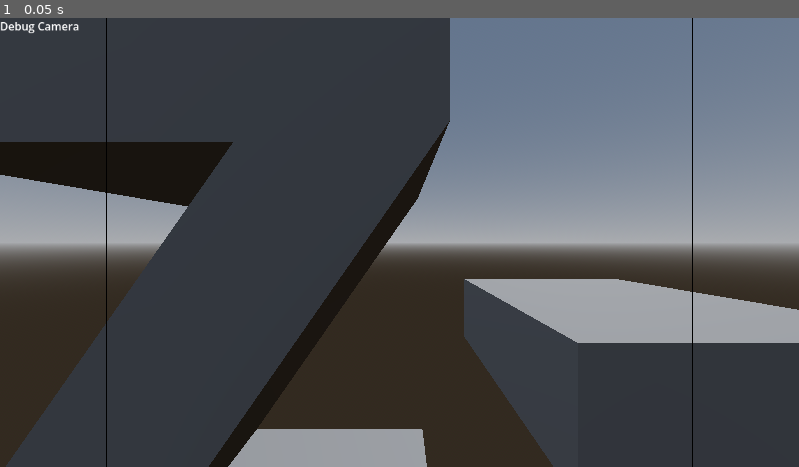
Above: before the commit, frame 1.
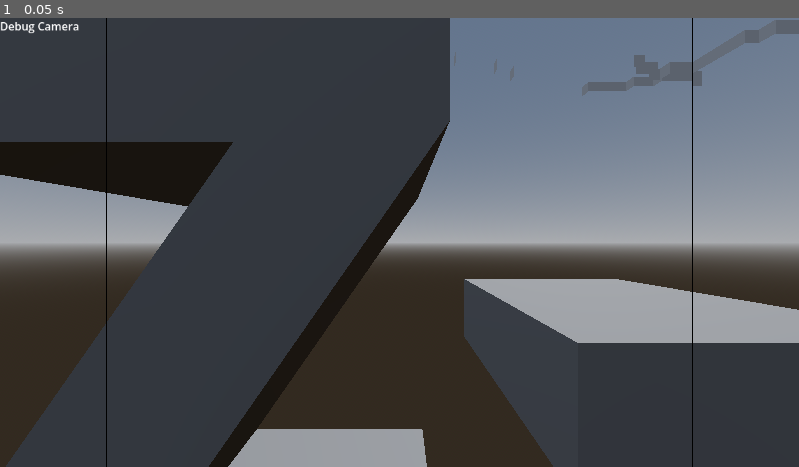
Above: after the commit, the same moment.

Repository: altep-code/voxely
Game: Godot game, scene res://main.tscn
The game is run twice, just before and just after one commit, with the same random seed, the same clock (stepped at 60 frames per second) and the same inputs.
Inputs:
- Up to frame 1 (0.05 s): no input

The runs differ from the first frame. In frame 1, 0.8% of the frame differs, in the area x 72-100%, y 0-18%.
Error in both runs: Invalid access to property or key 'IMAGE' on a base object of type 'Nil'. (res://loader.gd:15)

Commit message:
Fixed block breaking !

Diff:
--- a/player.gd
+++ b/player.gd
@@ -3,6 +3,8 @@
 @export var attach_to: Node
 
 @onready var world: WorldManager	 = $"../WorldManager"
+
+var time:= Time.get_ticks_msec()
 
 
 var box =  _create_wireframe_box(Vector3(1.01,1.01,1.01))
@@ -35,9 +37,10 @@
 		var snap_position = floor(result.position -	 result.normal * 0.5) + Vector3(0.5, 0.5, 0.5)
 		box_mesh.position = snap_position
 
-		if Input.is_mouse_button_pressed(MOUSE_BUTTON_LEFT):
-			print("Snap: ",snap_position)
+		if Input.is_mouse_button_pressed(MOUSE_BUTTON_LEFT) and Time.get_ticks_msec() - time > 100:
+			#print("Snap: ",snap_position)
 			world.set_block(snap_position, "air")
+			time = Time.get_ticks_msec()
 
 
 func _create_wireframe_box(size: Vector3) -> ImmediateMesh:
--- a/scripts/world/world_chunk.gd
+++ b/scripts/world/world_chunk.gd
@@ -364,7 +364,6 @@
 		for z in range(16):
 			var pos = Vector2(x,z)
 			var height = floor(noise.get_noise_2d(x,z) * 16+20)
-			height  = 16
 			for y in range(height):
 
 				if y == height-1:
@@ -415,8 +414,10 @@
 	var index = vec3_to_index(vec)
 
 	if block_identifier == "air":
-		chunk_data.blocks.erase(index)
-		return true
+		if chunk_data.blocks.has(index):
+			chunk_data.blocks.erase(index)
+			return true
+		return false
 
 	if palette != null:
 		chunk_data.blocks.set(index, palette)
--- a/scripts/world/world_region.gd
+++ b/scripts/world/world_region.gd
@@ -48,17 +48,17 @@
 				var chunk: WorldChunk = chunks.get(local_chunk_pos)
 				if chunk.is_data_generated:
 
-					#var mesh_inst := MeshInstance3D.new()
-					#var mesh = BoxMesh.new()
-					#var mat = StandardMaterial3D.new()
-					#mat.transparency = BaseMaterial3D.TRANSPARENCY_ALPHA
-					#mat.albedo_color = Color(1.0, 1.0, 1.0, 0.035)
-					#mesh.material = mat
-					#mesh_inst.mesh = mesh
-					#mesh.size = Vector3(15.5, 256, 15.5)
+					var mesh_inst := MeshInstance3D.new()
+					var mesh = BoxMesh.new()
+					var mat = StandardMaterial3D.new()
+					mat.transparency = BaseMaterial3D.TRANSPARENCY_ALPHA
+					mat.albedo_color = Color(1.0, 1.0, 1.0, 0.035)
+					mesh.material = mat
+					mesh_inst.mesh = mesh
+					mesh.size = Vector3(15.5, 256, 15.5)
 
-					#mesh_inst.position = Vector3(local_x + .5,-2,local_y + .5) * 16
-
+					mesh_inst.position = Vector3(local_x + .5,-2,local_y + .5) * 16
+					#add_child(mesh_inst)
 
 					chunk.north_neighbor = manager.find_chunk(global_coords + Vector2i.UP)
 					chunk.east_neighbor = manager.find_chunk(global_coords + Vector2i.RIGHT)
@@ -92,18 +92,18 @@
 
 			add_child(chunk)
 
-			#var mesh_inst := MeshInstance3D.new()
-			#var mesh = BoxMesh.new()
-			#var mat = StandardMaterial3D.new()
-			#mat.transparency = BaseMaterial3D.TRANSPARENCY_ALPHA
-			#mat.albedo_color = Color(1.0, 1.0, 1.0, 0.035)
-			#mesh.material = mat
-			#mesh_inst.mesh = mesh
-			#mesh.size = Vector3(15.5, 256, 15.5)
+			var mesh_inst := MeshInstance3D.new()
+			var mesh = BoxMesh.new()
+			var mat = StandardMaterial3D.new()
+			mat.transparency = BaseMaterial3D.TRANSPARENCY_ALPHA
+			mat.albedo_color = Color(1.0, 1.0, 1.0, 0.035)
+			mesh.material = mat
+			mesh_inst.mesh = mesh
+			mesh.size = Vector3(15.5, 256, 15.5)
 
-			#mesh_inst.position = Vector3(local_x + .5,-2,local_y + .5) * 16
+			mesh_inst.position = Vector3(local_x + .5,-2,local_y + .5) * 16
 
-
+			#add_child(mesh_inst)
 
 			loaded_chunks.set(Vector2i(local_x, local_y), true)
 
--- a/scripts/world/world_renderer.gd
+++ b/scripts/world/world_renderer.gd
@@ -154,10 +154,10 @@
 		if region.chunks.has(local_coord):
 			var chunk: WorldChunk = region.chunks.get(local_coord)
 			var local_pos = _global_to_local_block(posi, chunk_glob_coord)
-			var is_set = chunk.set_block(pos, identifier)
+			var is_set = chunk.set_block(local_pos 	, identifier)
 			if is_set:
 				chunk.generate_meshes()
-			print("Local v. Global", local_pos, " ", posi)
+			print("[CHUNK", local_coord, "]Local v. Global", local_pos, " ", posi)
 	else:
 		print("Sir, we fucked up and are somehow breaking blocks in an non-existent region... or you are hacking.")
 
@@ -168,5 +168,4 @@
 	var lz = global_pos.z - chunk_coords.y * 16
 
 
-
 	return Vector3i(lx, global_pos.y, lz)
